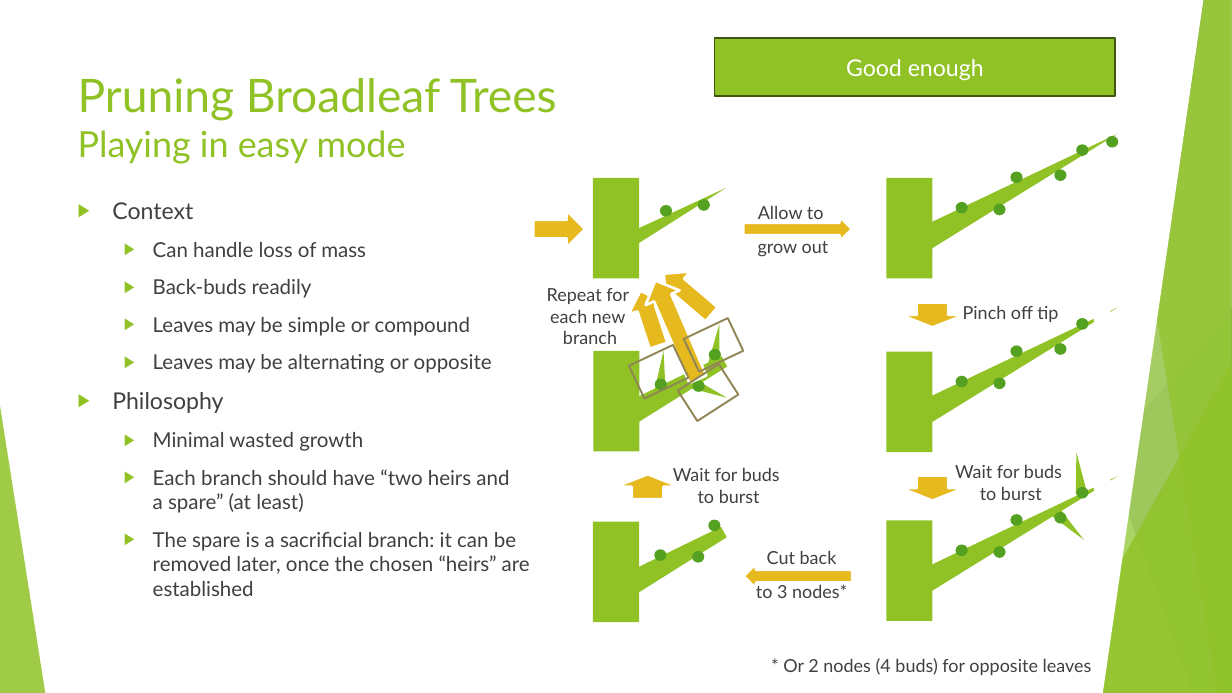
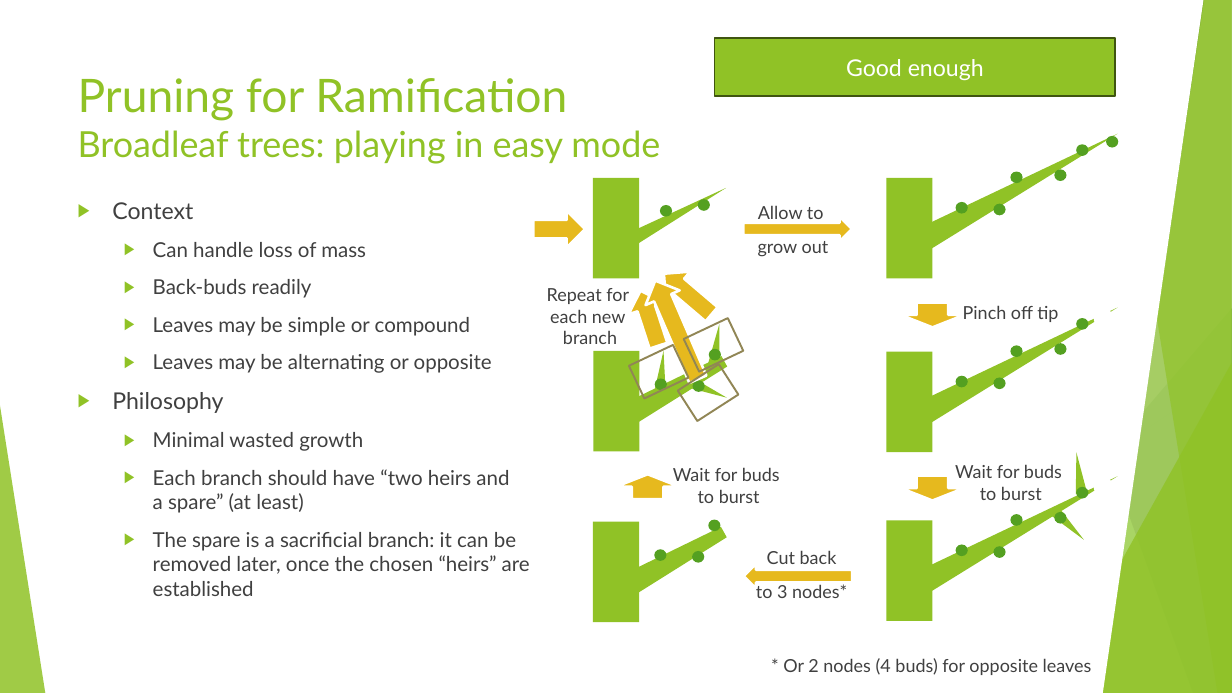
Before and after one commit to AlexLabram/Bonsai, a slide deck: slide 23 of Courseware/Bonsai On A Budget (running).pptx. Drawn at 1232x693 pixels with LibreOffice and Linux fonts; fonts in the diff are those of the drawing. Boxes give left, top, right and bottom in pixels: in the first picture for what was removed or moved away, otherwise in the second. Text is boxed around its words. In the diff, an @@ line names an element or a change of style, - is before the commit and + after.

```diff
--- a/Courseware/Bonsai On A Budget (running).pptx
+++ b/Courseware/Bonsai On A Budget (running).pptx
@@ title at [78, 78, 660, 164]: text changed; size 36 to 28 pt @@
-Pruning Broadleaf Trees
-Playing in easy mode
+Pruning for Ramification
+Broadleaf trees: playing in easy mode
```
Also in this commit, not shown: 5 other slides changed, 1 slide added.
